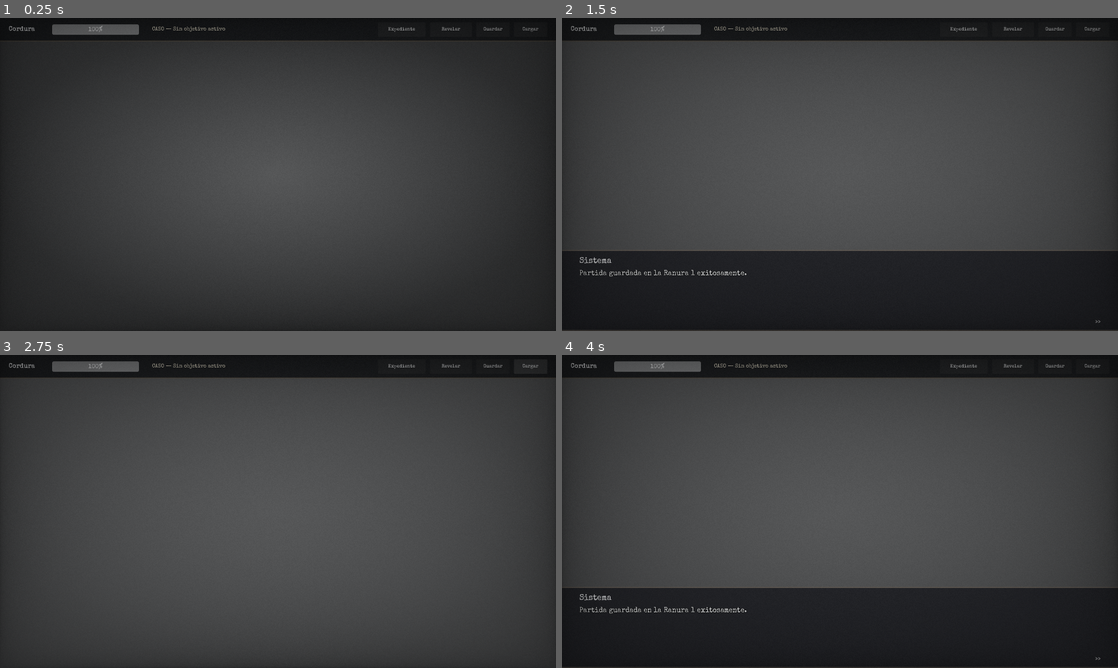
Above: before the commit, frames 1-4 (two rows, left to right).
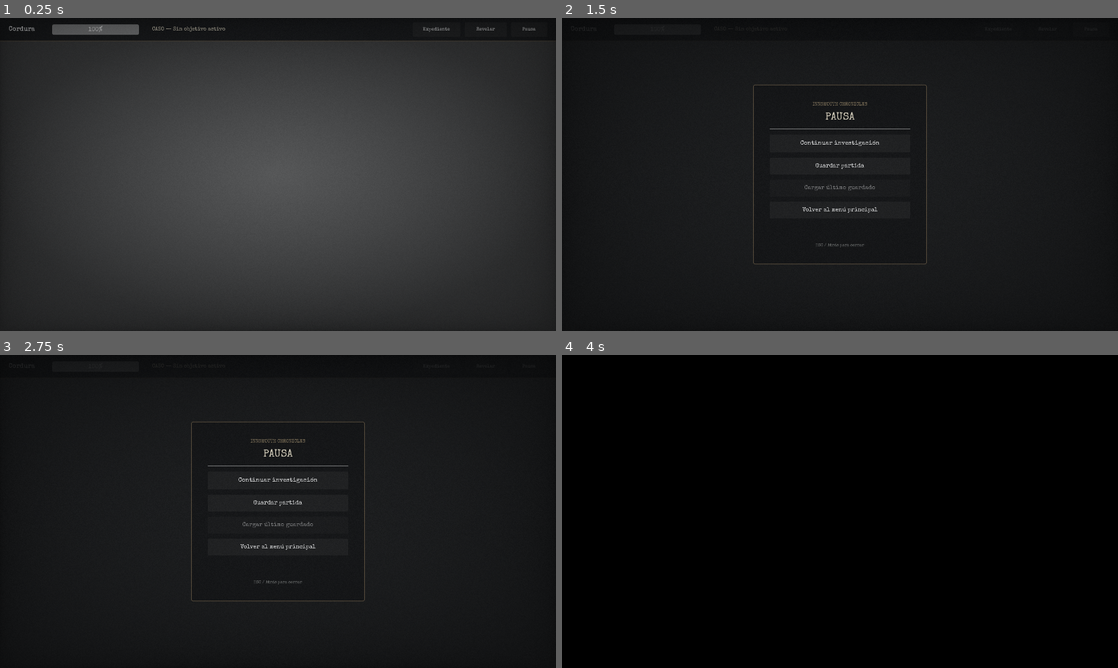
Above: after the commit, the same moments.

Repository: gabsvm/HorrorPlay
Game: Godot game, scene res://src/common/ui/ui_hud.tscn
Same seed, same stepped clock (60 frames per second), same inputs: the game is played once before the commit and once after it. This scene is started directly instead of the project's main scene.
Inputs (mouse positions are in pixels of both pictures, inside the frame that each line leads up to):
- Up to frame 1 (0.25 s): no input
- Up to frame 2 (1.5 s): click (1056, 30) at 0.5 s, where only the run before the commit has a clickable "Guardar"; click (1090, 30) at 1.25 s, where only the run after the commit has a clickable "Pausa"
- Up to frame 3 (2.75 s): click (528, 367) at 2 s, where only the run before the commit has a clickable "Cargar"
- Up to frame 4 (4 s): click "Guardar" (after the commit: "Guardar partida") at 2.75 s; click "Cargar" (after the commit: "Cargar último guardado") at 3.5 s

The runs differ from the first frame. In frame 1, 0.1% of the frame differs, in the area x 69-97%, y 2-5%; in frame 2, 68%; in frame 3, 93%; in frame 4, 94%, in the area x 0-100%, y 1-100%.

Commit message:
polish: move save and load into pause menu

Diff:
--- a/src/common/ui/ui_hud.tscn
+++ b/src/common/ui/ui_hud.tscn
@@ -1,6 +1,7 @@
-[gd_scene load_steps=5 format=3 uid="uid://df71hudb83c7"]
+[gd_scene load_steps=6 format=3 uid="uid://df71hudb83c7"]
 
 [ext_resource type="Script" path="res://src/common/ui/ui_hud.gd" id="1_script"]
+[ext_resource type="PackedScene" path="res://src/common/ui/pause_menu.tscn" id="2_pause"]
 
 [sub_resource type="Gradient" id="Gradient_vignette"]
 colors = PackedColorArray(0, 0, 0, 0, 0, 0, 0, 0.95)
@@ -63,7 +64,7 @@
 layout_mode = 0
 offset_left = 525.0
 offset_top = 12.0
-offset_right = 1120.0
+offset_right = 1190.0
 offset_bottom = 68.0
 theme_override_colors/font_color = Color(0.82, 0.78, 0.67, 1)
 theme_override_font_sizes/font_size = 18
@@ -77,7 +78,7 @@
 anchor_left = 1.0
 anchor_right = 1.0
 anchor_bottom = 1.0
-offset_left = -790.0
+offset_left = -610.0
 offset_top = 15.0
 offset_right = -30.0
 offset_bottom = -15.0
@@ -96,15 +97,10 @@
 layout_mode = 2
 text = "Revelar"
 
-[node name="SaveButton" type="Button" parent="TopBar/ButtonContainer"]
-custom_minimum_size = Vector2(115, 0)
-layout_mode = 2
-text = "Guardar"
-
-[node name="LoadButton" type="Button" parent="TopBar/ButtonContainer"]
-custom_minimum_size = Vector2(115, 0)
-layout_mode = 2
-text = "Cargar"
+[node name="PauseButton" type="Button" parent="TopBar/ButtonContainer"]
+custom_minimum_size = Vector2(125, 0)
+layout_mode = 2
+text = "Pausa"
 
 [node name="HoverLabel" type="Label" parent="."]
 layout_mode = 1
@@ -258,8 +254,10 @@
 offset_bottom = 765.0
 text = "Cerrar"
 
+[node name="PauseMenu" parent="." instance=ExtResource("2_pause")]
+layout_mode = 1
+
 [connection signal="pressed" from="TopBar/ButtonContainer/CaseButton" to="." method="_on_case_pressed"]
 [connection signal="pressed" from="TopBar/ButtonContainer/RevealButton" to="." method="_on_reveal_pressed"]
-[connection signal="pressed" from="TopBar/ButtonContainer/SaveButton" to="." method="_on_save_pressed"]
-[connection signal="pressed" from="TopBar/ButtonContainer/LoadButton" to="." method="_on_load_pressed"]
+[connection signal="pressed" from="TopBar/ButtonContainer/PauseButton" to="PauseMenu" method="open_menu"]
 [connection signal="pressed" from="CasebookBackdrop/CasebookPanel/CloseButton" to="." method="_on_case_close_pressed"]
